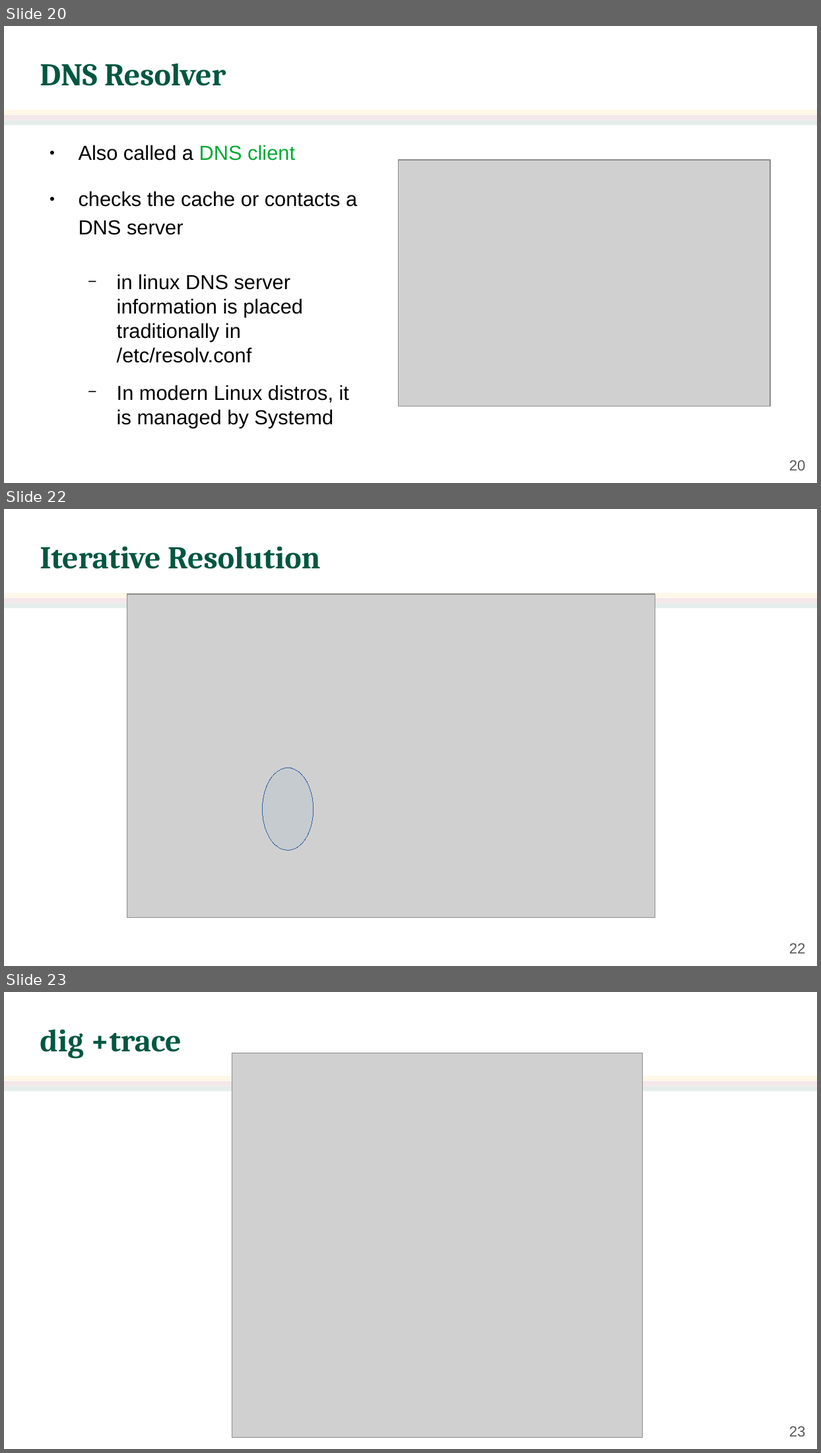
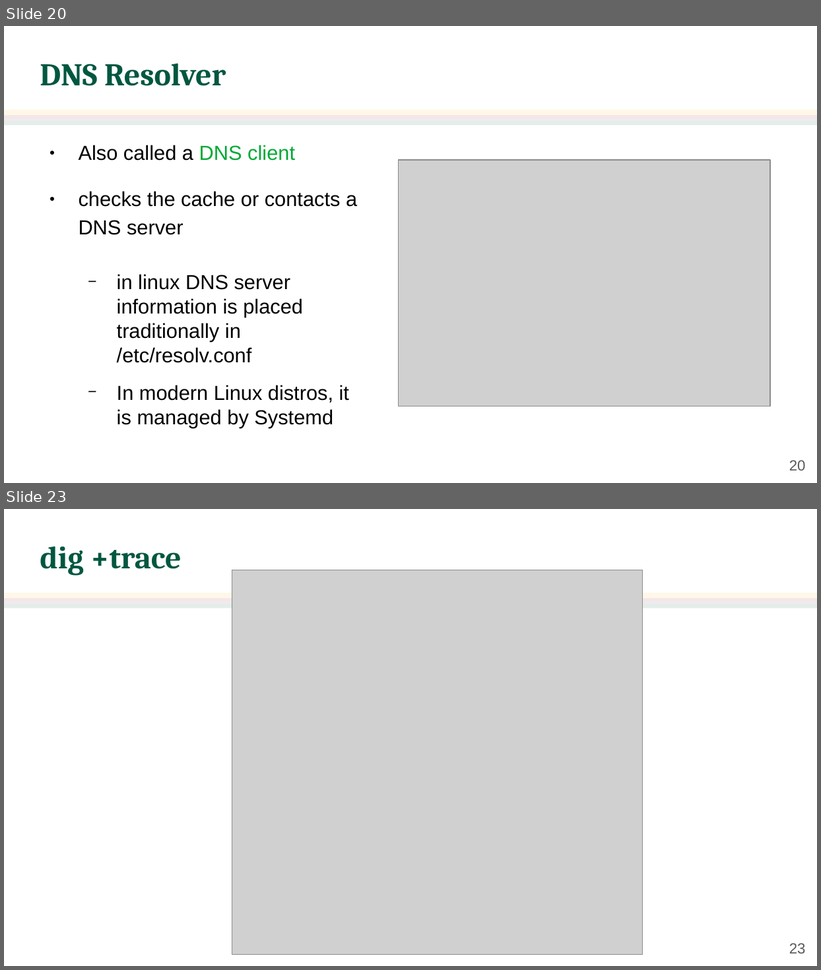
Before and after one commit to jachermocilla/extra-course-materials, a slide deck: cmsc137/slides-rsm/CMSC 137 - 23 - Domain Name System.odp. Shown one above the other, each under a label of ours: slides 20, 22 and 23 before the commit, slides 20 and 23 after it; the slides between them are not shown. The pictures are 821x1453 and 821x970 pixels, drawn with LibreOffice and Linux fonts; fonts in the diff are those of the drawing; grey boxes stand for pictures; background and template pictures are left out. Boxes give left, top, right and bottom in pixels: in the first picture for what was removed or moved away, otherwise in the second. Text is boxed around its words. In the diff, an @@ line names an element or a change of style, - is before the commit and + after.

```diff
--- a/cmsc137/slides-rsm/CMSC 137 - 23 - Domain Name System.odp
+++ b/cmsc137/slides-rsm/CMSC 137 - 23 - Domain Name System.odp
@@ slide 22 removed at (4, 509, 817, 966), background #FFFFFF; not listed: 3 template elements that a slide beside it also shows @@
@@ title removed at (40, 546, 320, 569) @@
-Iterative Resolution
@@ picture removed at (127, 594, 655, 918) @@
@@ ellipse removed at (263, 768, 314, 850) @@
@@ page number removed at (789, 943, 806, 954) @@
-22
```
Also in this commit, not shown: 1 slide changed, 2 slides added, 1 other slide removed, 1 other file.
